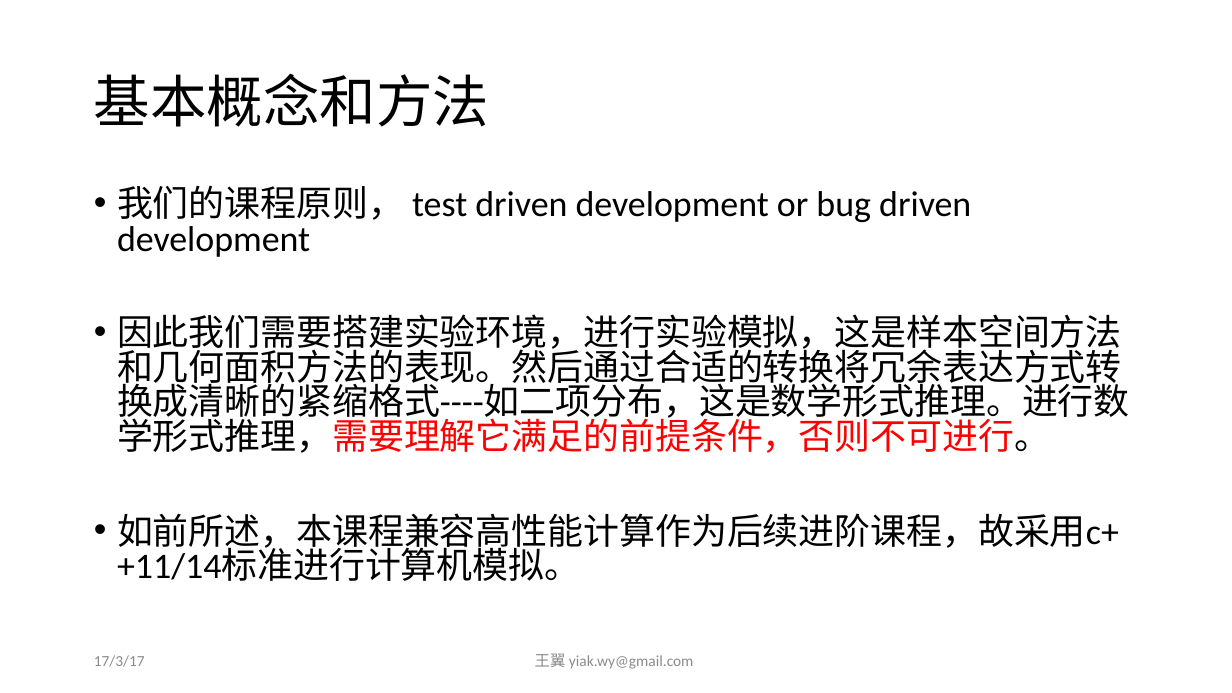
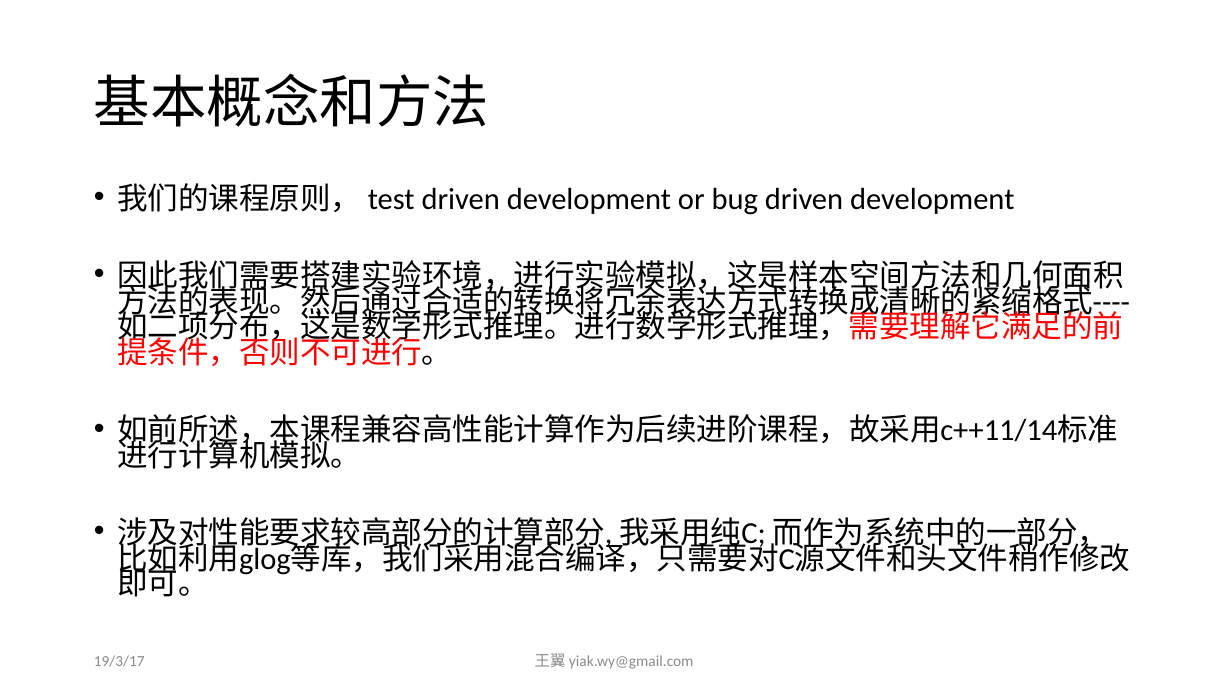
Before and after one commit to yiakwy/yiakwy.github.io, a slide deck: slide 11 of Computing Random Variables/Computing Random Variables.pptx (slide 9 before the commit). Drawn at 1232x693 pixels with LibreOffice and Linux fonts; fonts in the diff are those of the drawing. Boxes give left, top, right and bottom in pixels: in the first picture for what was removed or moved away, otherwise in the second. Text is boxed around its words. In the diff, an @@ line names an element or a change of style, - is before the commit and + after.

```diff
--- a/Computing Random Variables/Computing Random Variables.pptx
+++ b/Computing Random Variables/Computing Random Variables.pptx
@@ text at (x1=117, y1=183, x2=1130, y2=469): size 28 to 23.8 pt in "我们的课程原则， test driven development or bug driven ...", "因此我们需要搭建实验环境，进行实验模拟，这是样本空间方法和几何面积方法的表现。然后通过合适的转换将冗余表达方式转换成清晰 ...", "如前所述，本课程兼容高性能计算作为后续进阶课程，故采用c++11/14标准进行计算机模拟。"; line spacing 0.8 to 0.7 @@
@@ text at (x1=117, y1=517, x2=1130, y2=597): paragraph added @@
+• 涉及对性能要求较高部分的计算部分, 我采用纯C; 而作为系统中的一部分，比如利用glog等库，我们采用混合编译，只需要对C源文件和头文件稍作修改即可。
@@ text at (x1=94, y1=655, x2=145, y2=667): text changed @@
-17/3/17
+19/3/17
```
Also in this commit, not shown: 11 other slides changed, 9 slides added, 21 other files.
